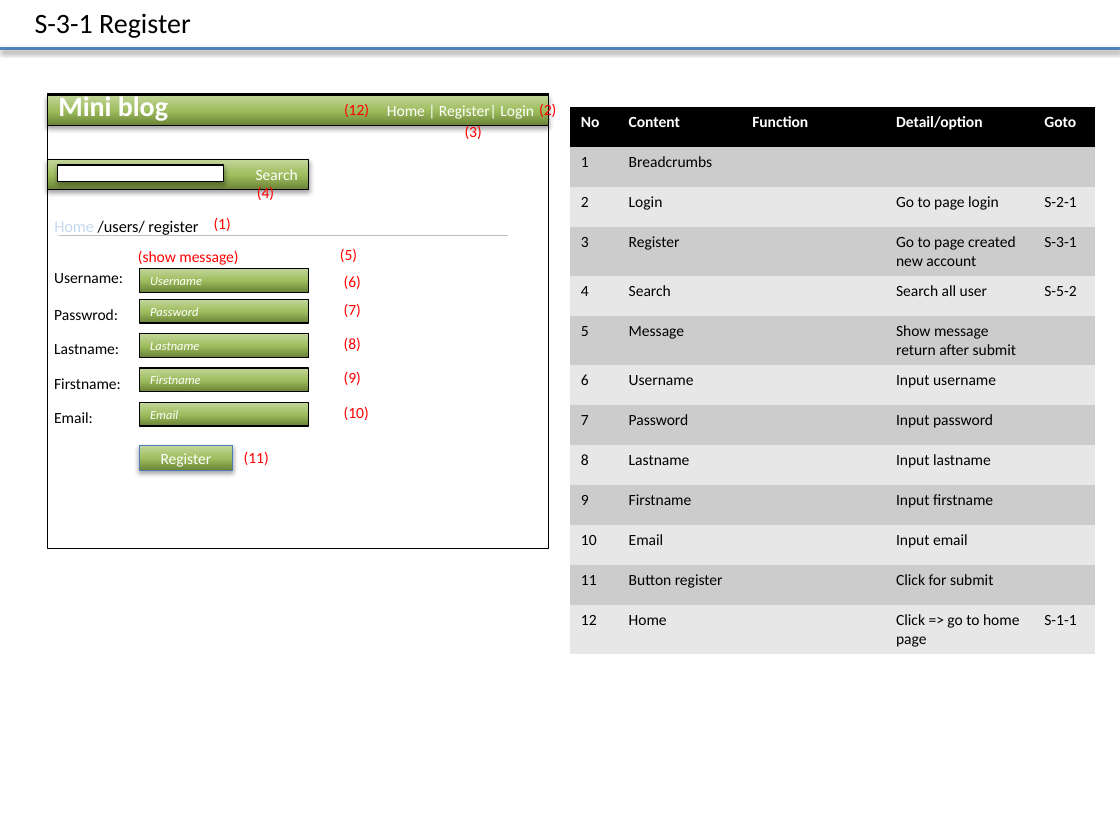
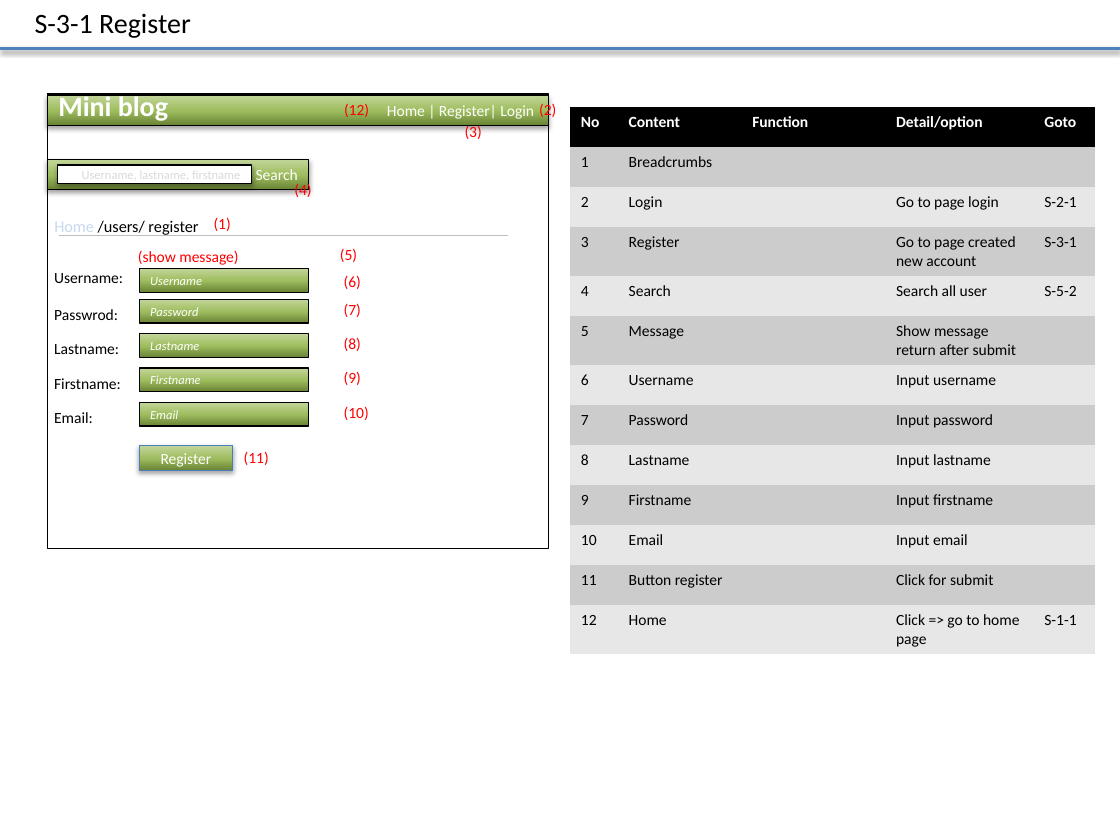
Before and after one commit to Mulodo-PHP-Training/miniblog-lam.vy, a slide deck: slide 5 of doc/frontend/wireframe/TRN-MiniBlog_WireframeDesign_LAMVY.pptx. Drawn at 1120x840 pixels with LibreOffice and Linux fonts; fonts in the diff are those of the drawing. Boxes give left, top, right and bottom in pixels: in the first picture for what was removed or moved away, otherwise in the second. Text is boxed around its words. In the diff, an @@ line names an element or a change of style, - is before the commit and + after.

Commit message:
Fix data sample and text holder in search box

```diff
--- a/doc/frontend/wireframe/TRN-MiniBlog_WireframeDesign_LAMVY.pptx
+++ b/doc/frontend/wireframe/TRN-MiniBlog_WireframeDesign_LAMVY.pptx
@@ rectangle "Username, lastname, firstname" resized from (x1=57, y1=165, x2=224, y2=180) to (x1=57, y1=165, x2=251, y2=183) @@
@@ text in rectangle at (x1=82, y1=167, x2=240, y2=182): text added @@
+Username, lastname, firstname
@@ text "(4)" moved from (x1=257, y1=185, x2=274, y2=203) to (x1=294, y1=182, x2=311, y2=200) @@
```
Also in this commit, not shown: 3 other slides changed.
